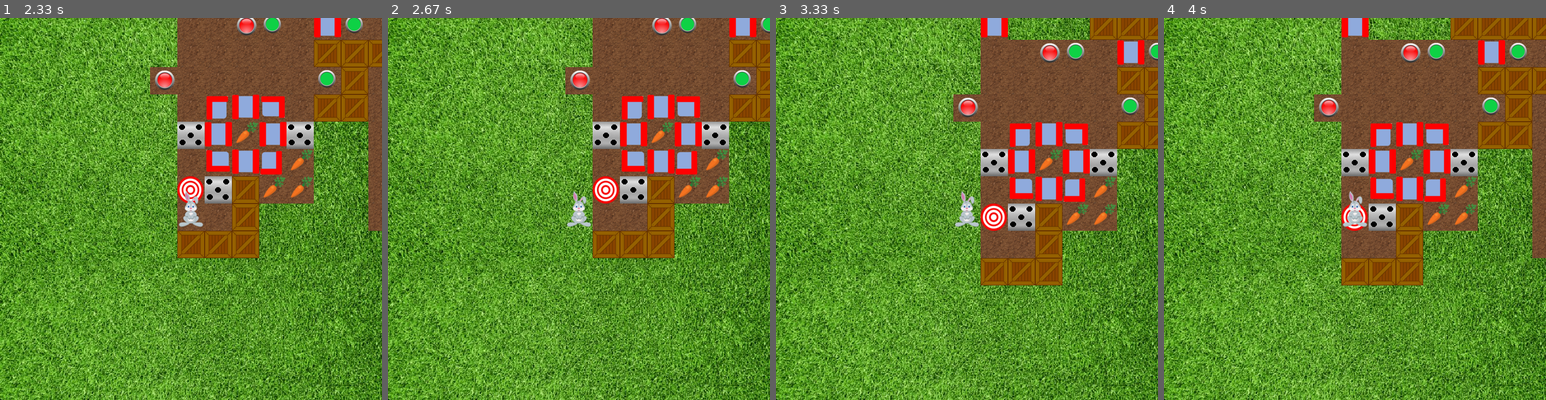
Above: before the commit, frames 1-4 (left to right).
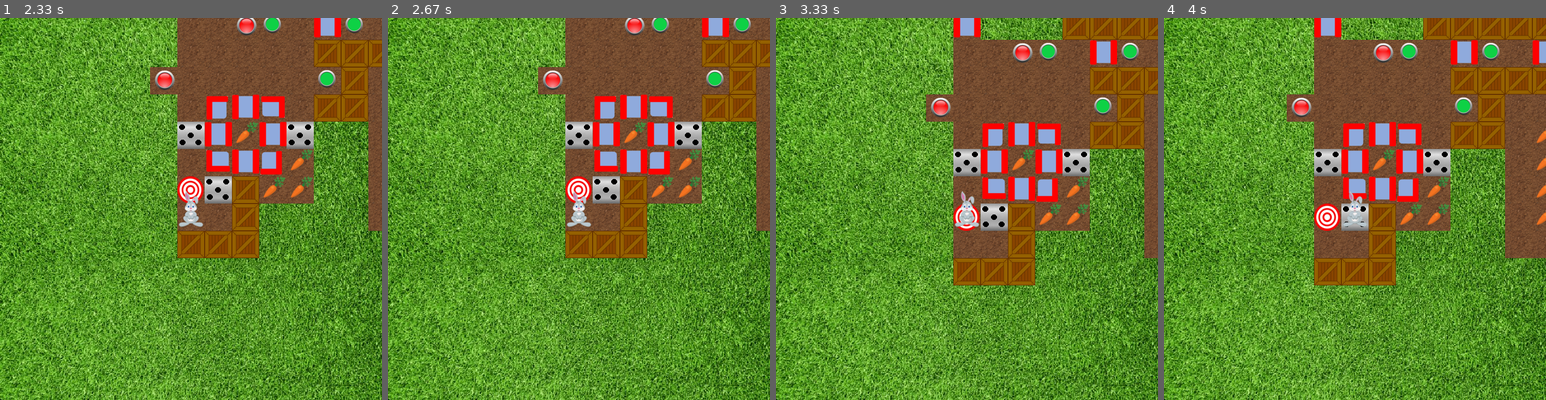
Above: after the commit, the same moments.

Repository: LebedenkoAlena/PyGame
Game: pygame game, started from 1.py
Same seed, same stepped clock (60 frames per second), same inputs: the game is played once before the commit and once after it.
Inputs:
- Up to frame 1 (2.33 s): hold Right 0.33-0.8 s; hold Up 0.83-1.13 s; hold Right 1.17-1.63 s; hold Left 1.67-2.2 s; hold Down from 2.23 s (still down)
- Up to frame 2 (2.67 s): release Down at 2.53 s; hold Left from 2.57 s (still down)
- Up to frame 3 (3.33 s): release Left at 2.97 s; hold Up from 3 s (still down)
- Up to frame 4 (4 s): release Up at 3.37 s; hold Right from 3.4 s (still down)

Frame 1 is identical in both runs. In frame 2, 18% of the frame differs, in the area x 39-100%, y 0-63%; in frame 3, 19%; in frame 4, 21%, in the area x 32-100%, y 0-70%.

Commit message:
Ограничения передвижения

Diff:
--- a/1.py
+++ b/1.py
@@ -217,7 +217,12 @@
 
 def moving(direction, level, x, y):
     logic = True
-    if direction == 'right' and level[y][x + 1] == '#' \
+    if direction == 'right' and level[y][x + 1] == '0' \
+            or direction == 'left' and level[y][x - 1] == '0' \
+            or direction == 'down' and level[y + 1][x] == '0' \
+            or direction == 'up' and level[y - 1][x] == '0':
+        logic = False
+    elif direction == 'right' and level[y][x + 1] == '#' \
             or direction == 'left' and level[y][x - 1] == '#' \
             or direction == 'down' and level[y + 1][x] == '#' \
             or direction == 'up' and level[y - 1][x] == '#':
